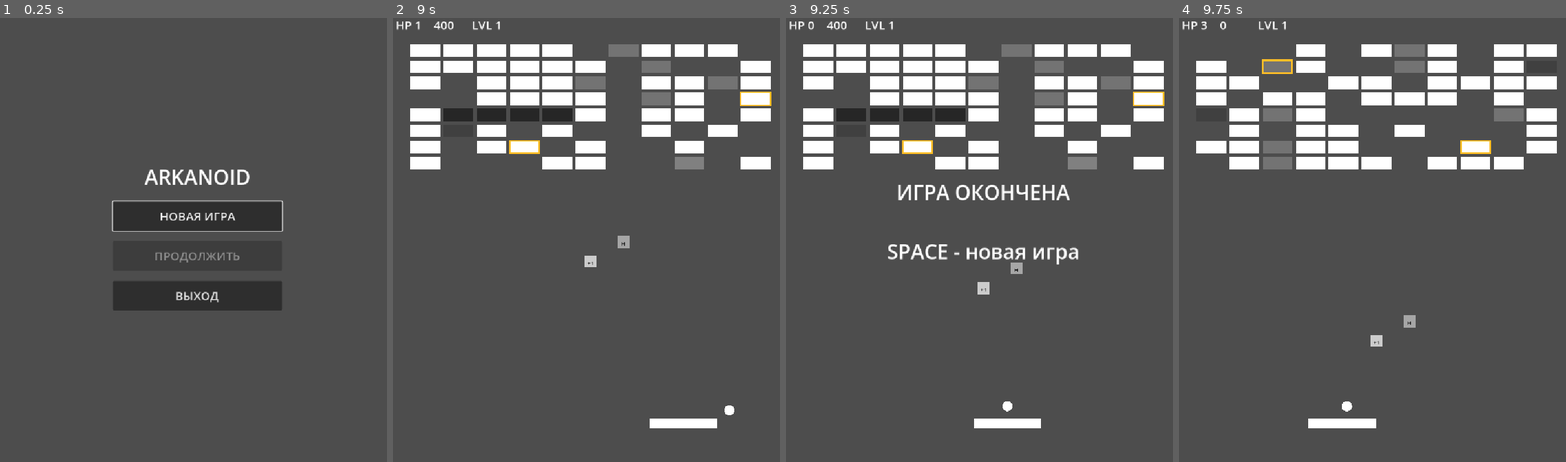
Above: before the commit, frames 1-4 (left to right).
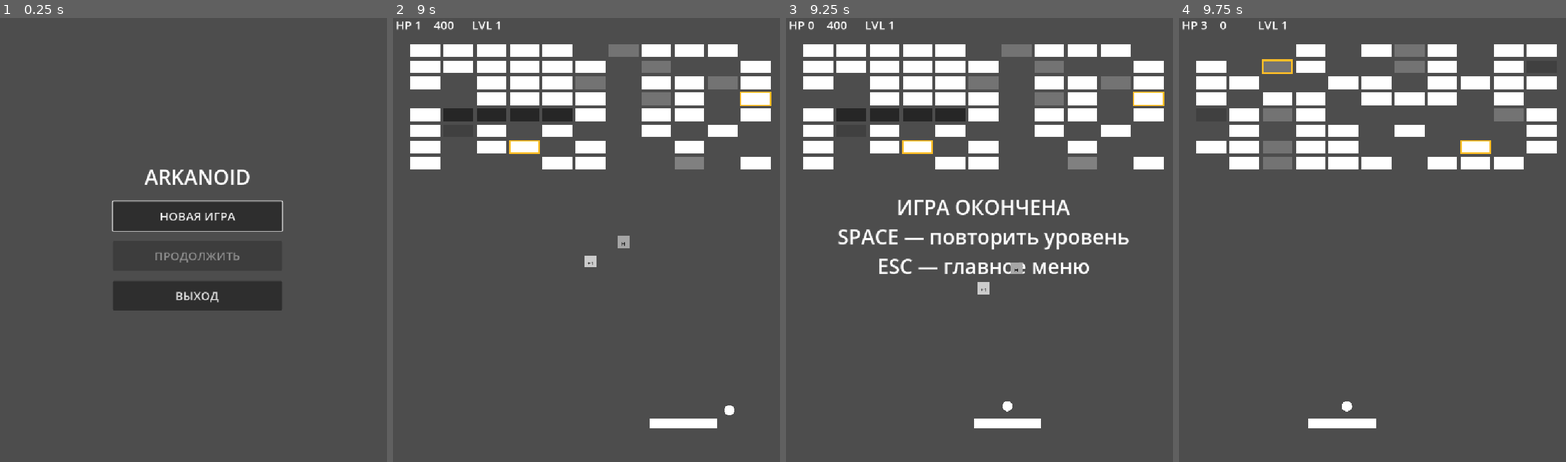
Above: after the commit, the same moments.

Repository: Ardarik421/arkanoid
Game: Godot game, scene res://scenes/main_menu.tscn
Same seed, same stepped clock (60 frames per second), same inputs: the game is played once before the commit and once after it.
Inputs (mouse positions are in pixels of both pictures, inside the frame that each line leads up to):
- Up to frame 1 (0.25 s): no input
- Up to frame 2 (9 s): click "НОВАЯ ИГРА" at 0.5 s; tap Enter at 1.25 s; move the mouse to (571, 328) at 1.27 s; hold D (move_right) 1.28-2.78 s; tap Space (launch_ball) every 0.75 s from 1.35 to 8.85 s; move the mouse to (714, 306) at 2.02 s; move the mouse to (470, 168) at 2.77 s; hold A (move_left) 2.78-5.03 s; move the mouse to (609, 235) at 3.52 s; move the mouse to (528, 124) at 4.27 s; tap Escape (ui_cancel) at 4.9 s; move the mouse to (679, 213) at 5.02 s; hold D (move_right) 5.03-8.78 s; move the mouse to (509, 257) at 5.77 s; move the mouse to (632, 137) at 6.52 s; move the mouse to (571, 328) at 7.27 s; move the mouse to (714, 306) at 8.02 s; move the mouse to (470, 168) at 8.77 s; hold A (move_left) from 8.78 s (still down)
- Up to frame 3 (9.25 s): keep holding A (move_left)
- Up to frame 4 (9.75 s): keep holding A (move_left); move the mouse to (1395, 235) at 9.52 s; tap Space (launch_ball) at 9.6 s

Frames 1-2 are identical in both runs. In frame 3, 3.8% of the frame differs, in the area x 13-89%, y 37-58%; in frame 4, 0.2%.

Commit message:
Повторять текущий уровень после поражения

Diff:
--- a/scenes/main.gd
+++ b/scenes/main.gd
@@ -111,6 +111,7 @@
 
 var lives: int = 3
 var score: int = 0
+var score_at_level_start: int = 0
 
 var balls_lost_this_level: int = 0
 var breakable_bricks_left: int = 0
@@ -121,6 +122,7 @@
 var active_balls: Array[CharacterBody2D] = []
 
 const BALL_SCENE = preload("res://scenes/ball.tscn")
+const MAIN_MENU_SCENE: String = "res://scenes/main_menu.tscn"
 
 var shield_active: bool = false
 var magnet_active: bool = false
@@ -175,7 +177,6 @@
 # =========================
 
 func _ready():
-
 	set_shield_enabled(false)
 	active_balls.append($Ball)
 
@@ -184,6 +185,8 @@
 	else:
 		current_level = SaveManager.selected_level
 
+	score_at_level_start = score
+
 	apply_level_settings()
 	generate_bricks()
 	apply_test_bonuses()
@@ -202,7 +205,9 @@
 
 	if game_over:
 		if Input.is_action_just_pressed("launch_ball"):
-			restart_game()
+			restart_level()
+		elif Input.is_action_just_pressed("ui_cancel"):
+			return_to_main_menu()
 		return
 
 	if piercing_time > 0.0:
@@ -378,10 +383,9 @@
 	else:
 		show_game_over()
 
-func restart_game():
-	current_level = 1
+func restart_level():
 	reset_level_effects()
-	score = 0
+	score = score_at_level_start
 	balls_lost_this_level = 0
 
 	update_level_label()
@@ -394,6 +398,8 @@
 	$Paddle.can_move = true
 	$Paddle.global_position = Vector2(480, 980)
 
+	clear_bonuses()
+
 	for brick in $Bricks.get_children():
 		$Bricks.remove_child(brick)
 		brick.queue_free()
@@ -401,12 +407,17 @@
 	apply_level_settings()
 	generate_bricks()
 	reset_ball()
+	apply_test_bonuses()
 
 	game_won = false
 	game_over = false
 
+func return_to_main_menu():
+	get_tree().change_scene_to_file(MAIN_MENU_SCENE)
+
 func start_next_level():
 	current_level += 1
+	score_at_level_start = score
 	update_level_label()
 
 	reset_level_effects()
@@ -428,8 +439,6 @@
 
 	game_won = false
 
-	game_won = false
-
 func reset_level_effects():
 	lives = 3
 	$Paddle.set_width(PADDLE_DEFAULT_WIDTH)
@@ -450,15 +459,13 @@
 	magnet_time = 0.0
 	set_magnet_enabled(false)
 
-	set_shield_enabled(false)
-	set_magnet_enabled(false)
-
 # =========================
 # ПОБЕДА И ПОРАЖЕНИЕ
 # =========================
 
 func show_game_over():
 	game_over = true
+	$GameOverLabel.text = "ИГРА ОКОНЧЕНА\nSPACE — повторить уровень\nESC — главное меню"
 	$GameOverLabel.visible = true
 	$Paddle.can_move = false
 	reset_ball()
@@ -565,7 +572,6 @@
 
 func _on_bonus_collected(bonus_type: Bonus.BonusType):
 	match bonus_type:
-
 		Bonus.BonusType.EXPAND_PADDLE:
 			var new_width = $Paddle.width + PADDLE_WIDTH_STEP
 			$Paddle.set_width(min(new_width, PADDLE_MAX_WIDTH))
@@ -669,7 +675,6 @@
 	pattern_sizes.clear()
 
 	var difficulty = get_level_difficulty()
-
 	var new_style = get_random_level_style()
 
 	if has_previous_style:
@@ -720,12 +725,13 @@
 				LevelPattern.HORIZONTAL_PLATFORMS,
 				LevelPattern.HORIZONTAL_GAP
 			]
+
 	print(
 		"Level: ", current_level,
 		" | Difficulty: ", LevelDifficulty.keys()[get_level_difficulty()],
 		" | Style: ", LevelStyle.keys()[current_level_style],
 		" | Fill: ", current_fill_chance
-		)
+	)
 
 	if use_test_pattern:
 		active_patterns.append(test_pattern)
@@ -783,7 +789,6 @@
 				pattern_offsets.erase(selected_pattern)
 				pattern_variants.erase(selected_pattern)
 				pattern_sizes.erase(selected_pattern)
-
 			else:
 				selected_count += 1
 
@@ -1016,7 +1021,6 @@
 
 func is_wall_position(row: int, column: int) -> bool:
 	for pattern in active_patterns:
-
 		var offset: Vector2i = pattern_offsets.get(
 			pattern,
 			Vector2i.ZERO
